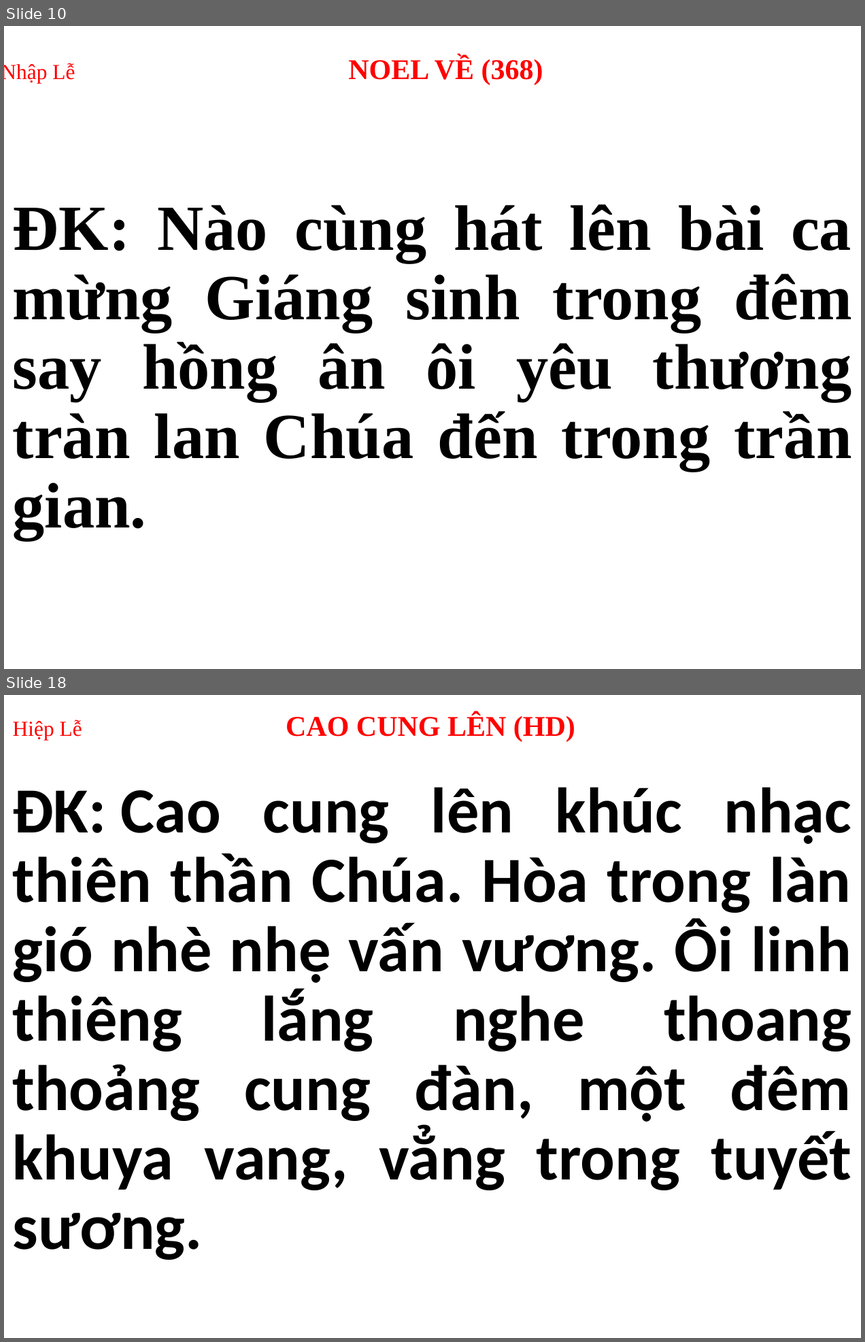
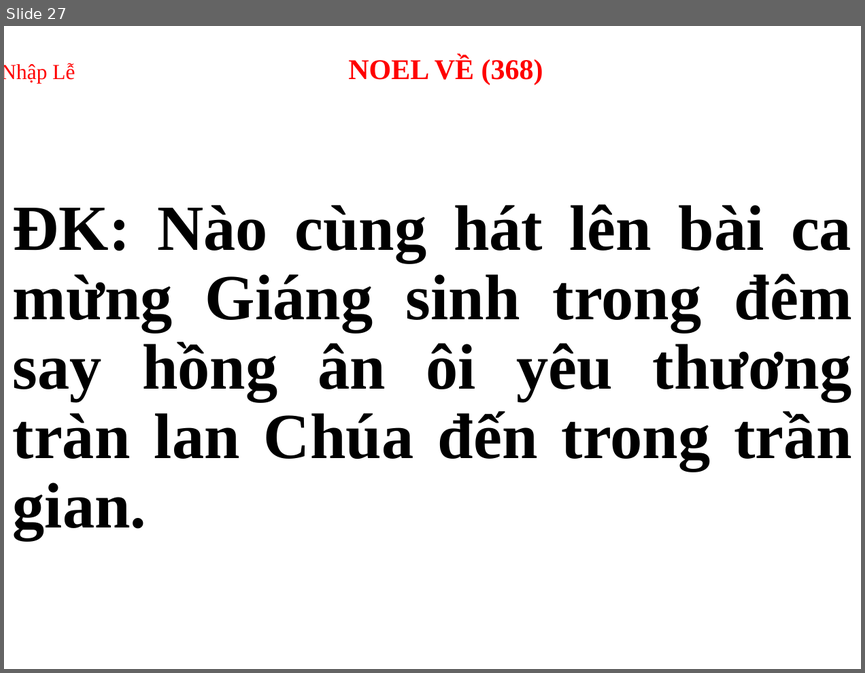
Before and after one commit to peteranh99/usb-songs, a slide deck: Thứ 5.pptx. Shown one above the other, each under a label of ours: slides 10 and 18 before the commit, slide 27 after it; the slides between them are not shown. The pictures are 865x1342 and 865x673 pixels, drawn with LibreOffice and Linux fonts; fonts in the diff are those of the drawing. Boxes give left, top, right and bottom in pixels: in the first picture for what was removed or moved away, otherwise in the second. Text is boxed around its words. In the diff, an @@ line names an element or a change of style, - is before the commit and + after.

```diff
--- a/Thứ 5.pptx
+++ b/Thứ 5.pptx
@@ slide 18 removed at (x1=4, y1=695, x2=861, y2=1338), background #FFFFFF @@
@@ title removed at (x1=13, y1=713, x2=575, y2=742) @@
-Hiệp Lễ CAO CUNG LÊN (HD)
@@ subtitle removed at (x1=13, y1=787, x2=851, y2=1259) @@
-ÐK: Cao cung lên khúc nhạc thiên thần Chúa. Hòa trong làn gió nhè nhẹ vấn vương. Ôi linh thiêng lắng nghe thoang thoảng cung đàn, một đêm khuya vang, vẳng trong tuyết sương.
@@ what was slide 10 is now slide 27 @@
```
Also in this commit, not shown: 3 slides changed, 16 slides added, 19 other slides removed, 13 other files.
